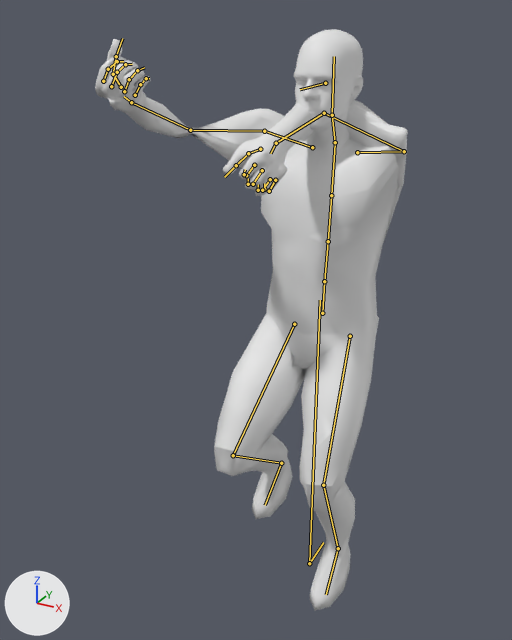
The glTF model TerraForest/addons/characters/authoring/Human.pickaxe_crosscut.glb, before and after one commit.
One viewpoint serves both versions: a 50 mm lens placed at (0.782, -1.819, 1.81), pointed at (-0.107, -0.202, 1.002). The axes (+X, +Y, +Z) are drawn at lower left. The lights are the same throughout. The first picture is the older version. Both versions are drawn at frame 3 of the action 'FP_Pickaxe_Crosscut_Run'; the numbers are the values there. The bones that change, and the others that lie on the model, are drawn over the model as lines.

Objects in the first picture: 'Human_Body'.
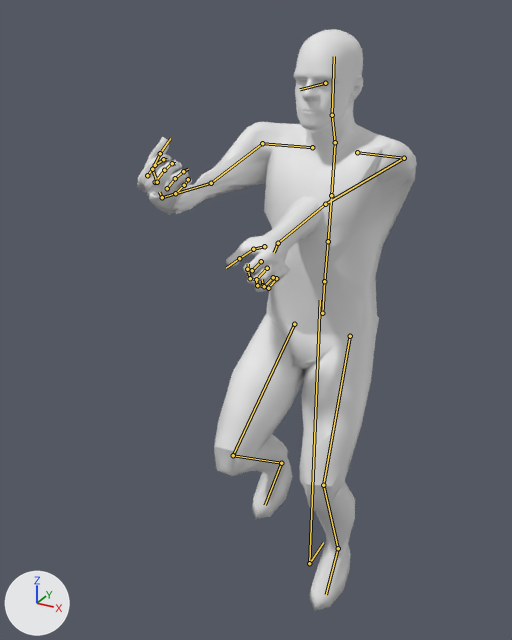
Location of each change, [x1, y1, x2, y2] in pixels of the pictures (512 x 640 px):
```json
{"object": "Human_Body", "change": "posed", "before": [95, 29, 408, 611], "after": [137, 29, 417, 611], "on screen": "11% narrower"}
{"bone": "LeftShoulder", "before": "(357, 152) to (404, 151)", "after": "(357, 152) to (404, 158)"}
{"bone": "LeftArm", "before": "(404, 151) to (324, 113)", "after": "(404, 158) to (325, 204)"}
{"bone": "LeftForeArm", "before": "(324, 113) to (276, 143)", "after": "(325, 204) to (278, 243)"}
{"bone": "LeftHand", "before": "(276, 143) to (270, 153)", "after": "(278, 243) to (274, 252)"}
{"bone": "RightShoulder", "before": "(312, 147) to (264, 131)", "after": "(312, 147) to (262, 143)"}
{"bone": "RightArm", "before": "(264, 131) to (190, 130)", "after": "(262, 143) to (211, 183)"}
{"bone": "RightForeArm", "before": "(190, 130) to (131, 102)", "after": "(211, 183) to (162, 197)"}
{"bone": "RightHand", "before": "(131, 102) to (124, 96)", "after": "(162, 197) to (159, 192)"}
```

Edits to the scene script, one JSON object a line:
```json
{"block": "bone_leftshoulder", "where": "bone_leftshoulder = bpy.data.objects['Human_Rig'].pose.bones['LeftShoulder']  # child of 'Spine2'"}
{"op": "set", "path": "bone_leftshoulder.rotation_quaternion", "old": "(0.972, 0.218, -0.029, -0.082)", "new": "(0.983, 0.163, -0.031, -0.084)", "note": "degrees (25, -1, -10) -> degrees (19, -2, -10)"}
{"block": "bone_leftarm", "where": "bone_leftarm = bpy.data.objects['Human_Rig'].pose.bones['LeftArm']  # child of 'LeftShoulder'"}
{"op": "set", "path": "bone_leftarm.rotation_quaternion", "old": "(0.069, -0.312, -0.283, -0.904)", "new": "(0.371, -0.733, -0.007, -0.569)", "note": "degrees (36, -37, 176) -> degrees (-98, -57, -50)"}
{"block": "bone_leftforearm", "where": "bone_leftforearm = bpy.data.objects['Human_Rig'].pose.bones['LeftForeArm']  # child of 'LeftArm'"}
{"op": "set", "path": "bone_leftforearm.rotation_quaternion", "old": "(0.655, 0.281, 0.095, 0.695)", "new": "(0.866, 0.493, 0.051, 0.071)", "note": "degrees (31, -15, 89) -> degrees (59, 1, 10)"}
{"block": "bone_lefthand", "where": "bone_lefthand = bpy.data.objects['Human_Rig'].pose.bones['LeftHand']  # child of 'LeftForeArm'"}
{"op": "set", "path": "bone_lefthand.rotation_quaternion", "old": "(0.986, -0.032, 0.046, 0.157)", "new": "(0.99, 0.074, 0.053, 0.109)", "note": "degrees (-3, 6, 18) -> degrees (9, 5, 13)"}
{"block": "bone_rightshoulder", "where": "bone_rightshoulder = bpy.data.objects['Human_Rig'].pose.bones['RightShoulder']  # child of 'Spine2'"}
{"op": "set", "path": "bone_rightshoulder.rotation_quaternion", "old": "(0.946, 0.279, 0.026, 0.166)", "new": "(0.972, 0.161, 0.02, 0.17)", "note": "degrees (32, -3, 19) -> degrees (19, -1, 20)"}
{"block": "bone_rightarm", "where": "bone_rightarm = bpy.data.objects['Human_Rig'].pose.bones['RightArm']  # child of 'RightShoulder'"}
{"op": "set", "path": "bone_rightarm.rotation_quaternion", "old": "(0.913, -0.091, 0.143, 0.37)", "new": "(0.836, -0.259, 0.121, 0.469)", "note": "degrees (-4, 19, 43) -> degrees (-21, 26, 54)"}
{"block": "bone_rightforearm", "where": "bone_rightforearm = bpy.data.objects['Human_Rig'].pose.bones['RightForeArm']  # child of 'RightArm'"}
{"op": "set", "path": "bone_rightforearm.rotation_quaternion", "old": "(0.123, -0.098, 0.987, 0.038)", "new": "(0.484, -0.051, 0.872, 0.045)", "note": "degrees (-3, 166, 11) -> degrees (-3, 122, 5)"}
{"block": "bone_righthand", "where": "bone_righthand = bpy.data.objects['Human_Rig'].pose.bones['RightHand']  # child of 'RightForeArm'"}
{"op": "set", "path": "bone_righthand.rotation_quaternion", "old": "(0.986, -0.104, -0.062, -0.114)", "new": "(0.945, -0.325, -0.012, -0.015)", "note": "degrees (-11, -8, -12) -> degrees (-38, -2, -1)"}
```
